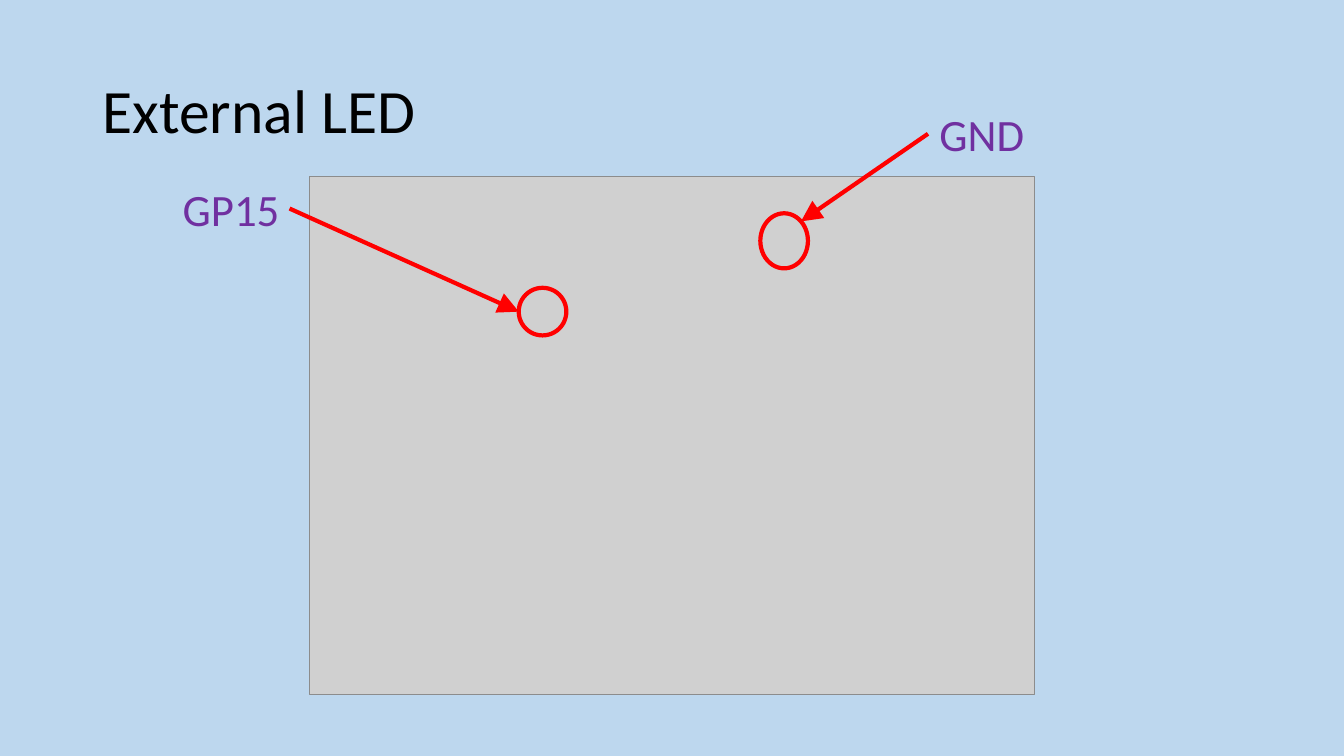
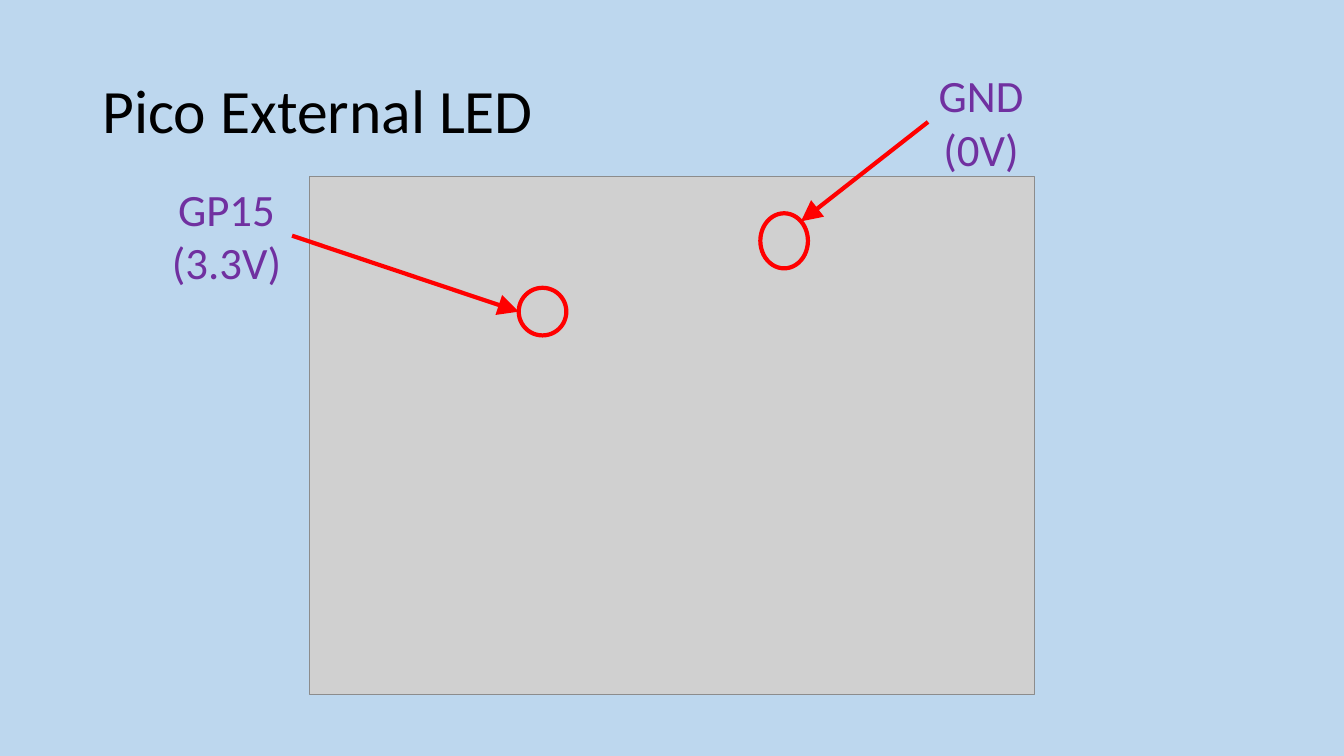
Before and after one commit to MrFriendCS/MrFriendCS.github.io, a slide deck: slide 9 of physical/Physical Slides.pptx (slide 6 before the commit). Drawn at 1344x756 pixels with LibreOffice and Linux fonts; fonts in the diff are those of the drawing; grey boxes stand for pictures. Boxes give left, top, right and bottom in pixels: in the first picture for what was removed or moved away, otherwise in the second. Text is boxed around its words. In the diff, an @@ line names an element or a change of style, - is before the commit and + after.

```diff
--- a/physical/Physical Slides.pptx
+++ b/physical/Physical Slides.pptx
@@ text "GND": place and size @@
-text "GND" at box(939, 122, 1024, 152)
+text "GND" at box(939, 83, 1024, 177)
@@ text at box(939, 83, 1024, 113): alignment right to centre @@
@@ title at box(102, 90, 533, 134): text changed @@
-External LED
+Pico External LED
@@ arrow moved from (929, 134) - (802, 222) to (929, 122) - (802, 222) @@
@@ text at box(943, 133, 1018, 177): paragraph added @@
+(0V)
@@ text "GP15": place and size @@
-text "GP15" at box(183, 197, 280, 227)
+text "GP15" at box(172, 197, 281, 285)
@@ text at box(178, 197, 275, 227): alignment right to centre @@
@@ arrow moved from (289, 209) - (519, 312) to (292, 236) - (519, 312) @@
@@ text at box(172, 246, 281, 285): paragraph added @@
+(3.3V)
```
Also in this commit, not shown: 1 other slide changed, 3 slides added, 7 other files.
